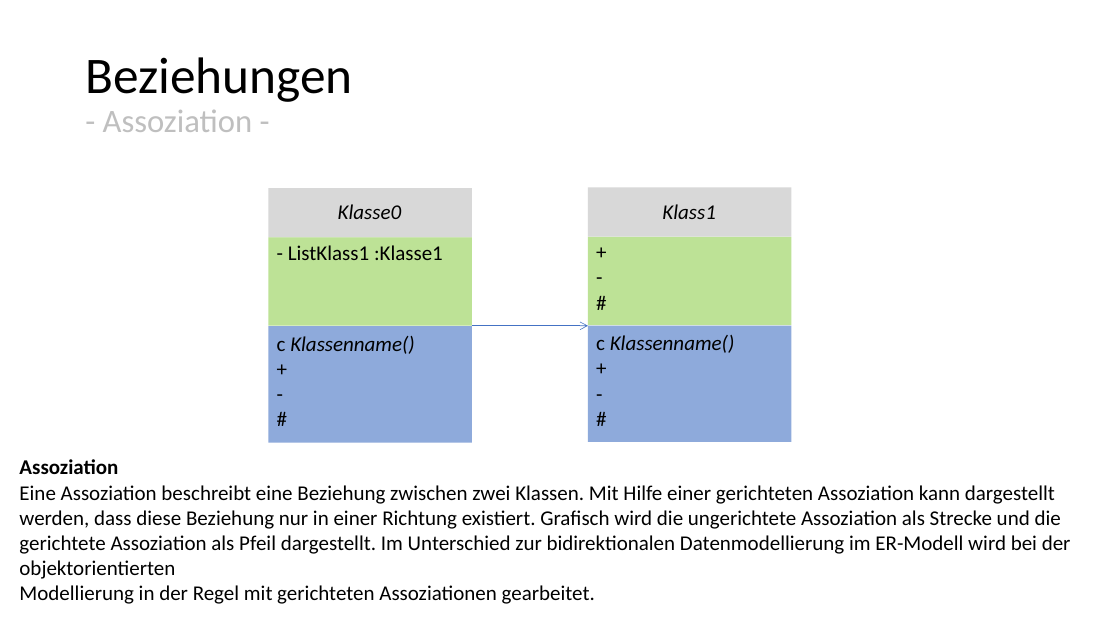
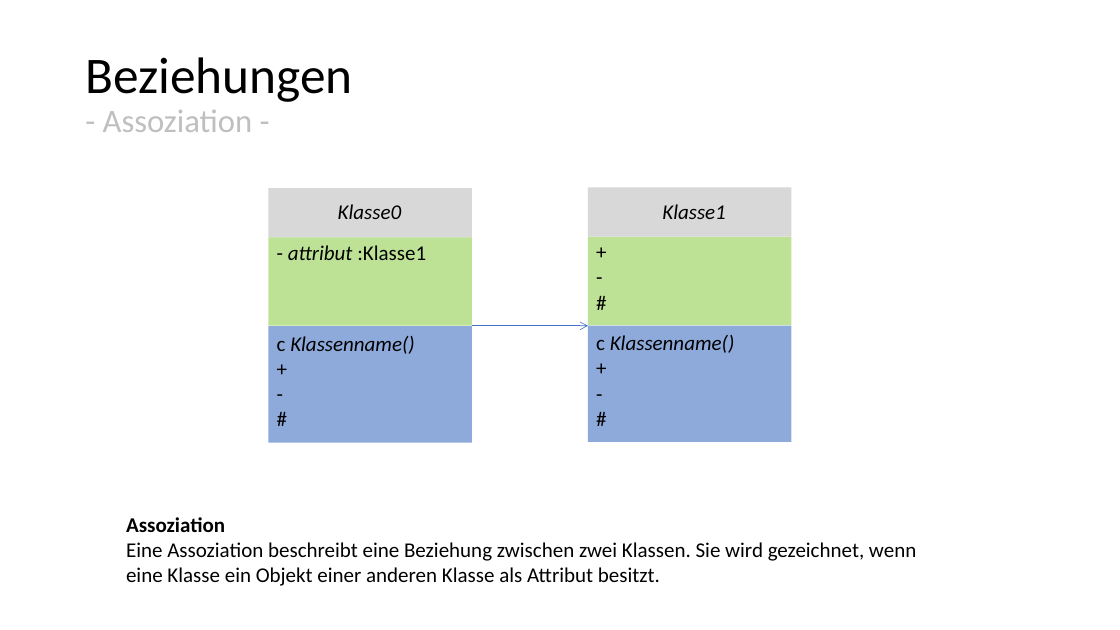
Before and after one commit to jeder49/ABI_Info, a slide deck: slide 9 of Q1/OOP/OOP.pptx (slide 8 before the commit). Drawn at 1120x630 pixels with LibreOffice and Linux fonts; fonts in the diff are those of the drawing. Boxes give left, top, right and bottom in pixels: in the first picture for what was removed or moved away, otherwise in the second. Text is boxed around its words. In the diff, an @@ line names an element or a change of style, - is before the commit and + after.

```diff
--- a/Q1/OOP/OOP.pptx
+++ b/Q1/OOP/OOP.pptx
@@ text at bbox=[662, 204, 725, 219]: text changed @@
-Klass1
+Klasse1
@@ text at bbox=[288, 245, 426, 260]: text changed @@
-- ListKlass1 :Klasse1
+- attribut :Klasse1
@@ text "Assoziation": place and size @@
-text "Assoziation" at bbox=[19, 459, 1071, 604]
+text "Assoziation" at bbox=[126, 517, 916, 586]
@@ text at bbox=[126, 542, 916, 586]: text changed @@
-Eine Assoziation beschreibt eine Beziehung zwischen zwei Klassen. Mit Hilfe einer gerichteten Assoziation kann dargestellt werden, dass diese Beziehung nur in einer Richtung existiert. Grafisch wird die ungerichtete Assoziation als Strecke und die gerichtete Assoziation als Pfeil dargestellt. Im Unterschied zur bidirektionalen Datenmodellierung im ER-Modell wird bei der objektorientierten
-Modellierung in der Regel mit gerichteten Assoziationen gearbeitet.
+Eine Assoziation beschreibt eine Beziehung zwischen zwei Klassen. Sie wird gezeichnet, wenn eine Klasse ein Objekt einer anderen Klasse als Attribut besitzt.
```
Also in this commit, not shown: 7 other slides changed, 2 slides added, 1 slide removed, 4 other files.
